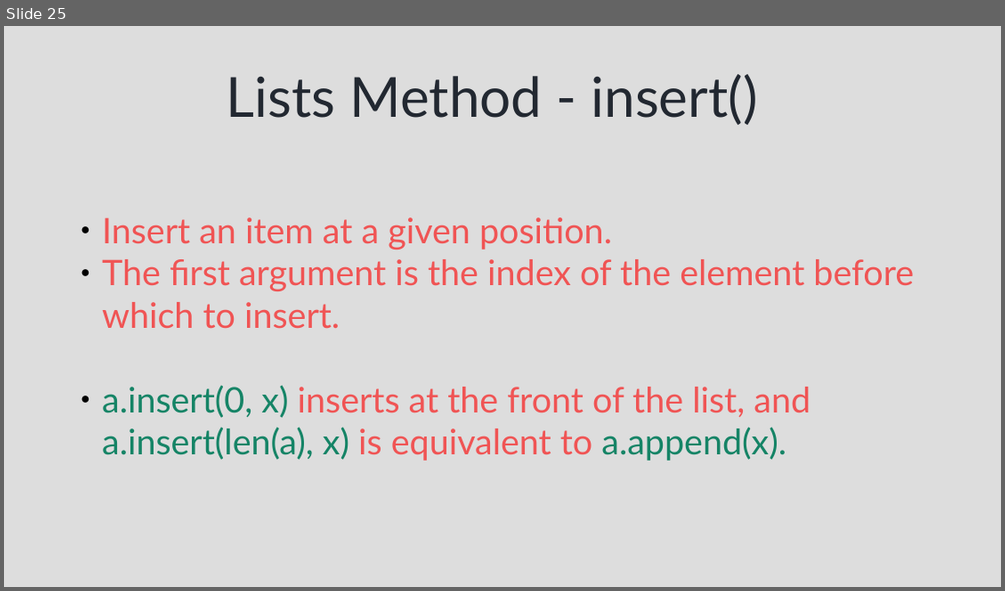
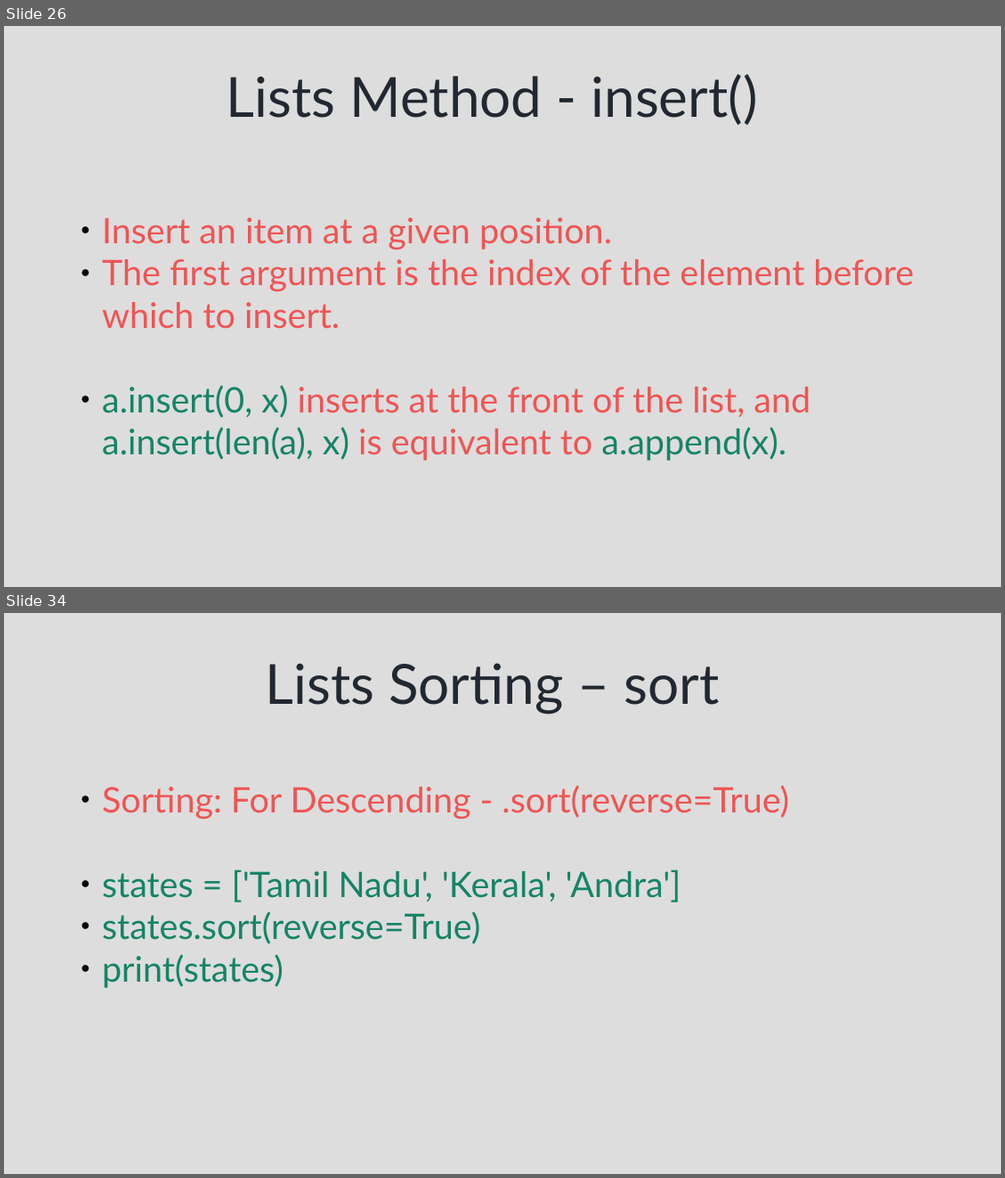
Before and after one commit to syedjafer/learnpythonwithus, a slide deck: session_8_ds_lists.odp. Shown one above the other, each under a label of ours: slide 25 before the commit, slides 26 and 34 after it; the slides between them are not shown. The pictures are 1005x591 and 1005x1178 pixels, drawn with LibreOffice and Linux fonts; fonts in the diff are those of the drawing. Boxes give left, top, right and bottom in pixels: in the first picture for what was removed or moved away, otherwise in the second. Text is boxed around its words. In the diff, an @@ line names an element or a change of style, - is before the commit and + after.

```diff
--- a/session_8_ds_lists.odp
+++ b/session_8_ds_lists.odp
@@ slide 34 added at [4, 613, 1001, 1174], background #DDDDDD @@
@@ title added at [265, 663, 719, 714], 44 pt, text #222831 @@
+Lists Sorting – sort
@@ text added at [102, 785, 789, 988], 28 pt, text #158466 @@
+● Sorting: For Descending - .sort(reverse=True)
+● states = ['Tamil Nadu', 'Kerala', 'Andra']
+● states.sort(reverse=True)
+● print(states)
@@ what was slide 25 is now slide 26 @@
```
Also in this commit, not shown: 3 slides changed, 9 other slides added, 6 other files.
